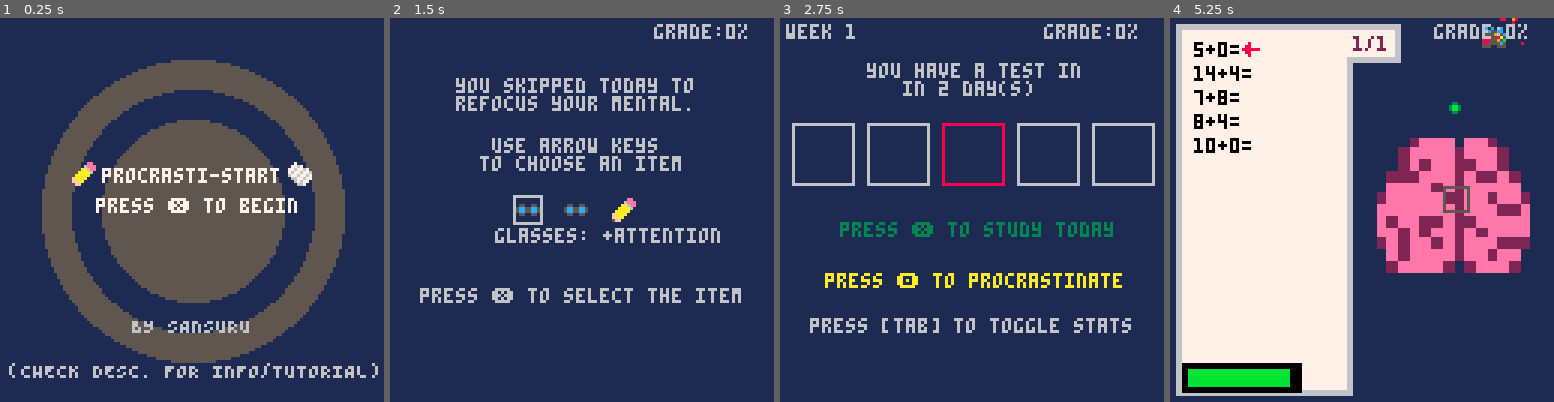
Above: before the commit, frames 1-4 (left to right).
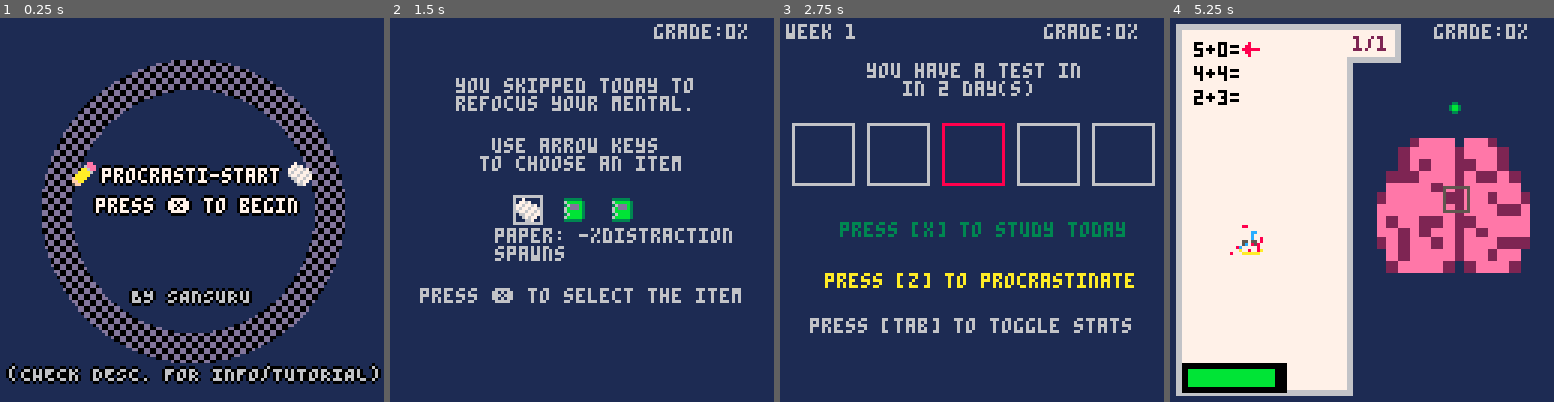
Above: after the commit, the same moments.

Repository: sansuruu/Pico8Games
Game: PICO-8 cartridge ShovelJam2025/hw_roguelike.p8
The game is run twice, just before and just after one commit, with the same random seed, the same clock (stepped at 60 frames per second) and the same inputs.
Inputs (mouse positions are in pixels of both pictures, inside the frame that each line leads up to):
- Up to frame 1 (0.25 s): no input
- Up to frame 2 (1.5 s): tap O (Z key) at 0.33, 0.7, 1.43 s; click (459, 121) at 0.67 s; tap X (X key) at 1.07 s; click (520, 267) at 1.22 s
- Up to frame 3 (2.75 s): click (975, 114) at 1.77 s; hold Left 1.97-2.37 s; tap X (X key) at 2.07, 2.4, 2.73 s; tap O (Z key) at 2.22 s; click (1037, 259) at 2.32 s
- Up to frame 4 (5.25 s): click (1492, 106) at 2.87 s; hold Right 2.87-3.53 s; tap X (X key) every 0.33 s from 3.07 to 5.07 s; tap O (Z key) at 3.1, 3.98, 4.87 s; click (1254, 256) at 3.42 s; click (1315, 102) at 3.97 s; hold Right 4.13-4.53 s; click (1381, 248) at 4.52 s; click (1442, 94) at 5.07 s; hold Left from 5.13 s (still down)

The runs differ from the first frame. In frame 1, 37% of the frame differs, in the area x 1-100%, y 10-96%; in frame 2, 2.1%; in frame 3, 1.7%; in frame 4, 1.7%.

Commit message:
patch v1.1
notes on sticky note but tl;dr game is easier and looks slightly better

Diff:
--- a/ShovelJam2025/GameStates/Day.lua
+++ b/ShovelJam2025/GameStates/Day.lua
@@ -15,10 +15,11 @@
             item_index = 1
 
             for i=1,3 do
-                local t = rndb(1,3)
+                local t = rndb(1,4)
                 if (t == 1) add(item_pool,"pencil")
                 if (t == 2) add (item_pool,"glasses")
                 if (t == 3) add (item_pool,"paper")
+                if (t == 4) add (item_pool,"notebook")
             end
 
         elseif (procras_luck > 8) then
@@ -48,9 +49,9 @@
 
     print("week "..week,2,2,6)
     print(" you have a test in\n    in "..5-day.." day(s)",25,15)
-    print("press ❎ to study today", 20, 68,3)
+    print("press [x] to study today", 20, 68,3)
     print("press [tab] to toggle stats", 10, 100, 6)
-    if (day < 5) print("press 🅾️ to procrastinate", 15, 85,10)
+    if (day < 5) print("press [z] to procrastinate", 15, 85,10)
 
 end
 
@@ -62,10 +63,12 @@
         print("attention: "..p.max_attention,4,68,0)
         print("speed: "..p.speed,4,74,0)
         print("difficulty: "..p.difficulty,4,80,0)
-        print("distract%: "..p.difficulty,4,86,0)
+        print("distract%: "..p.distract_p,4,86,0)
+        local res_dis_percent = 100-100*(1/(0.15*p.distract_r + 1))
+        print("distract res%: "..res_dis_percent,4,92,0)
 
-        print("hw grade: "..p.hw_grade,4,98,0)
-        print("exam grade: "..p.test_grade,4,104,0)
+        print("hw grade: "..p.hw_grade,4,104,0)
+        print("exam grade: "..p.test_grade,4,110,0)
 
         --display items lol
         local index = 1
@@ -88,6 +91,8 @@
 
 --when day finishes (either by hw completion or no more attent)
 function finishDay()
+    ps = {}
+    e_ps={}
     submitted = false
     sub_tick = 0
     if (day < 5) then
@@ -100,10 +105,11 @@
         if (hw_complete) then
             sfx(6)
             for i=1,item_pool_length do
-                local t = rndb(1,3)
+                local t = rndb(1,4)
                 if (t == 1) add(item_pool,"pencil")
                 if (t == 2) add (item_pool,"glasses")
                 if (t == 3) add (item_pool,"paper")
+                if (t == 4) add (item_pool,"notebook")
             end
         else
             sfx(5)
@@ -132,9 +138,10 @@
     if (btnp(5)) then
         add(p.inv,item_pool[item_index])
         sfx(3)
-        if (item_pool[item_index] == "pencil") p.speed += 0.5
+        if (item_pool[item_index] == "pencil") p.speed += 0.25
         if (item_pool[item_index] == "glasses") p.max_attention += 5
-        if (item_pool[item_index] == "paper") if(p.distract_p > 0) p.distract_p -= 5
+        if (item_pool[item_index] == "paper") if (p.distract_p > 0) p.distract_p -= 10
+        if (item_pool[item_index] == "notebook") p.distract_r += 0.5
         del(item_pool, item_pool[item_index])
         chosen += 1
         if (chosen == choose_lim) then
@@ -157,6 +164,7 @@
             if (item_pool[i] == "pencil") spr(18,26+i*16,60) --consider making temporary items1
             if (item_pool[i] == "glasses") spr(16,26+i*16,60)
             if (item_pool[i] == "paper") spr(17,26+i*16,60)
+            if (item_pool[i] == "notebook") spr(21,26+i*16,60)
         end
         rect(25+item_index*16,59,34+item_index*16,68)
 
--- a/ShovelJam2025/GameStates/PreGame.lua
+++ b/ShovelJam2025/GameStates/PreGame.lua
@@ -5,19 +5,21 @@
     game_state = 0 -- 0 => title sequence, 1 => first time enable, 2=> shop, 3=>continue
     tick = 0
     day = 1 -- this acts as the blinds
-    week = 1 --this acts as the "ante"
+    week = 1 --this acts as the overall "ante"
     num_table = {1,2,3,4,5,6,7,8,9,0}
     submitted = false
     sub_tick = 0
+    ten_ticker = 0.1 --another FUCKING ticker (10% interval for homework loading)
     enemy_mod = 15 --in the tick % 30, basically we go down 15->10->6->5, etc
     enemy_mod_inc = 4 --everytime the above modulates, e_sec goes up, this is the upper limit of that
-    base = {hw_length = 15, attent=30, dis_p=35, sp=2, diff = 20}
+    base = {hw_length = 10, attent=30, dis_p=100, dis_r =0, sp=2, diff = 10}
     chosen = 0
     item_desc = {
         --common
         pencil="pencil: +speed",
         glasses="glasses: +attention",
         paper="paper: -%distraction\nspawns",
+        notebook="notebook:\n+%distract resist",
 
         --rare
         coin="coin: distractions have a\n50/50 chance to give attent",
@@ -29,17 +31,20 @@
 --do i have to describe this one lol
 function drawTitleScreen()
     cls(1)
-    circfill(64,64,50,5)
+
+    fillp(0b1100110000110011)
+    circfill(64,64,50,13)
+    circfill(64,64,30,13)
+    fillp(0b0)
     circfill(64,64,40,1)
-    circfill(64,64,30,5)
     sspr(16,8,8,8,24,48)
     sspr(8,8,8,8,96,48)
 
-    print("procrasti-start",34,50,7)
-    print("press ❎ to begin",32, 60, 7)
+    p1("procrasti-start",34,50,7)
+    p1("press ❎ to begin",32, 60, 7)
+
+    p1("BY SANSURU",44,90,6)
+    p1("(CHECK DESC. FOR INFO/TUTORIAL)",3,116,6)
 
 
-
-    print("BY SANSURU",44,100,6)
-    print("(CHECK DESC. FOR INFO/TUTORIAL)",3,115,6)
 end
--- a/ShovelJam2025/GameStates/Procrastinate.lua
+++ b/ShovelJam2025/GameStates/Procrastinate.lua
@@ -8,7 +8,8 @@
             add(p.inv,item_pool[item_index])
             if (item_pool[item_index] == "pencil") p.speed += 0.5
             if (item_pool[item_index] == "glasses") p.max_attention += 5
-            if (item_pool[item_index] == "paper") if(p.distract_p > 0) p.distract_p -= 5
+            if (item_pool[item_index] == "paper") if(p.distract_p > 0) p.distract_p -= 10
+            if (item_pool[item_index] == "notebook") p.distract_r += 0.5
             item_pool = {}
             game_state = 1
         end
@@ -41,6 +42,7 @@
             if (item_pool[i] == "pencil") spr(18,26+i*16,60) --consider making temporary items1
             if (item_pool[i] == "glasses") spr(16,26+i*16,60)
             if (item_pool[i] == "paper") spr(17,26+i*16,60)
+            if (item_pool[i] == "notebook") spr(21,26+i*16,60)
         end
         rect(25+item_index*16,59,34+item_index*16,68)
 
--- a/ShovelJam2025/MainLoop/Enemies.lua
+++ b/ShovelJam2025/MainLoop/Enemies.lua
@@ -4,6 +4,7 @@
     enemies = {}
     e_sec = 0
     enemy_vel_bound = 1
+    enemy_attack=10
 end
 
 --move then spawn, bnasically
@@ -18,52 +19,94 @@
     --first check if the enemy we're looking at has made it
     --move all current enemies
     -- 96, 64 is the target
+
+
     for i in all(enemies) do
+        if (i.aggro == 51) then --beeline to the brain
+            if (i.x < 95 and i.dx < enemy_vel_bound) then
+                i.dx += 0.05
+            elseif (i.x > 95 and i.dx > -1*enemy_vel_bound) then
+                i.dx -= 0.05
+            end
+            if (i.y < 60 and i.dy < enemy_vel_bound) then
+                i.dy += 0.05
+            elseif (i.y > 60 and i.dy > -1*enemy_vel_bound) then
+                i.dy -= 0.05
+            end
 
-        if (i.x < 95 and i.dx < enemy_vel_bound) then
-            i.dx += 0.05
-        elseif (i.x > 95 and i.dx > -1*enemy_vel_bound) then
-            i.dx -= 0.05
+
+        else -- wander
+            if (distance(i.wander_x,i.wander_y,i.x,i.y) < 15) then
+                i.wander_x= rndb(20,108)
+                i.wander_y= rndb(20,108)
+                while (distance(i.wander_x,i.wander_y,95,60) < 20) do
+                    i.wander_x= rndb(20,108)
+                    i.wander_y= rndb(20,108)
+                end
+
+                i.aggro += 1
+                if (i.aggro == 51) then
+                    for j=1,20 do
+                        add_p(i.x+4,i.y+4)
+                    end
+                    sfx(14)
+                end
+            end
+
+            if (i.x < i.wander_x and i.dx < enemy_vel_bound) then
+                i.dx += 0.05
+            elseif (i.x > i.wander_x and i.dx > -1*enemy_vel_bound) then
+                i.dx -= 0.05
+            end
+            if (i.y < i.wander_y and i.dy < enemy_vel_bound) then
+                i.dy += 0.05
+            elseif (i.y > i.wander_y and i.dy > -1*enemy_vel_bound) then
+                i.dy -= 0.05
+            end
         end
-        if (i.y < 60 and i.dy < enemy_vel_bound) then
-            i.dy += 0.05
-        elseif (i.y > 60 and i.dy > -1*enemy_vel_bound) then
-            i.dy -= 0.05
-        end
-
         i.x += i.dx
         i.y += i.dy
         --consider momementum based aka dx dy
+        --check for mouse movement
         if (checkEnemyCollision(i)) then
             sfx(10)
             for k=1,10 do
                 add_p(i.x+4,i.y+4)
             end
             del(enemies,i)
-
         end
 
         if (i.x < 99 and i.x+7 > 91 and i.y < 64 and i.y+7 > 56) then
-            del(enemies,i)
             sfx(2)
             sfx(4)
+            coin_check = false
             --check first for coin
             for k,v in all(p.inv) do
                 if (k=="coin") then
-                    if (rndb(0,1) == 0) then
-                        p.attention -= 5
-                    else
-                        p.attention += 10
-                    end
+                    coin_check = true
                 end
             end
-            p.attention -=5
+            local attack = flr((i.aggro-47/4)*enemy_attack * (1/(0.15*p.distract_r + 1)))
+            if (coin_check) then
+                if (rndb(0,1) == 0) then
+                    p.attention -= enemy_attack*2
+                    add_e_p(i.x,i.y,i.dx,i.dy,false)
+                else
+                    p.attention += enemy_attack*2
+                    add_e_p(i.x,i.y,i.dx,i.dy,true)
+                end
+            else
+                p.attention -= enemy_attack
+                add_e_p(i.x,i.y,i.dx,i.dy,false)
+            end
+            del(enemies,i)
+
         end
     end
 
     -- then, if applicable, spawn an enemy if its time
     if (tick > 0 and tick % enemy_mod == 0) e_sec +=1
-    if ((e_sec == enemy_mod_inc and (rndb(0,100)< p.distract_p))) then
+    if ((e_sec == enemy_mod_inc and (rndb(1,100)< p.distract_p))) then
         e_sec = 0
         local temp_x = rndb(0,128)
         local temp_y = nil
@@ -78,10 +121,13 @@
             y = temp_y,
             dx = -1^(rndb(1,2))*rnd(0),
             dy = -1^(rndb(1,2))*rnd(0),
-            sprite = rndb(5,10)
+            sprite = rndb(5,10),
+            aggro = 48,
+            wander_x= rndb(20,108),
+            wander_y= rndb(20,108)
         }
         add(enemies,e)
-        for i=1,10 do
+        for i=1,5 do
             add_p(e.x+4,e.y+4)
         end
         shake += 0.065
@@ -103,5 +149,6 @@
 function drawEnemies()
     for i in all(enemies) do
         spr(i.sprite,i.x,i.y)
+        spr(i.aggro,i.x,i.y)
     end
 end
--- a/ShovelJam2025/MainLoop/Helpers.Lua
+++ b/ShovelJam2025/MainLoop/Helpers.Lua
@@ -10,6 +10,7 @@
     --add a quick inbetween scene where we basically choose a difficulty (LATER)
 end
 
+--referenced throughout, just routinely called
 function updateGrade()
     if (p.test_correct == 0 and p.test_incorrect == 0) then
         p.hw_grade = ceil(100*(0.2 * (p.hw_correct / (p.hw_correct + p.hw_incorrect))))
@@ -33,3 +34,17 @@
         tick = 0
     end
 end
+
+--to help with text
+function p1(s,x,y,c) -- 42 tokens, 5.6 seconds
+?'\f0\-f'..s..'\^g\-h'..s..'\^g\|f'..s..'\^g\|h'..s..'\^g\f'..chr(c+(c>9 and 87 or 48))..s,x,y
+end
+
+function changeState(s)
+    game_state = s
+
+end
+
+function distance(x1,y1,x2,y2)
+    return sqrt((x2-x1)^2+(y2-y1)^2)
+end
--- a/ShovelJam2025/MainLoop/Homework.lua
+++ b/ShovelJam2025/MainLoop/Homework.lua
@@ -141,11 +141,15 @@
 
 --when we submit, we wanna draw the animation of answer loading up
 function drawWritingAnswer()
-
     if (submitted) then
         if (active_page.problems[active_page.index] == nil) return
          --convert hoiw long -> perc -> length thats consistent
-        if (flr((100*(sub_tick/(300/p.speed)))) % 10 == 0) sfx(0) --this sfx is inconsistent idk how to fix it
+        if ((sub_tick/(300/p.speed)) > ten_ticker) then
+            sfx(0)
+            ten_ticker += 0.1
+        end
+        if (ten_ticker > 1) ten_ticker = 0
+
         rectfill(8,active_page.index*8,8+flr((sub_tick/(300/p.speed))*(#active_page.problems[active_page.index]*4+#p.ans_input*4)),active_page.index*8+4,9)
     end
 end
--- a/ShovelJam2025/MainLoop/Player.lua
+++ b/ShovelJam2025/MainLoop/Player.lua
@@ -16,7 +16,8 @@
         max_attention = base.attent,    --stat: max time
         attention = 0,--used for func
         distract_p = base.dis_p,       --stat: how often dudes will spawn
-        speed = base.sp,
+        distract_r = base.dis_r,
+        speed = base.sp,  --stat: how fast answers pend
         difficulty = base.diff,
         test_correct = 0, --hold data on if its right or not
         test_incorrect = 0,
@@ -40,8 +41,8 @@
     prev_incorrect = 0
 
     --hw scaling
-    p.difficulty = w * 20
-    p.hw_set_length = flr(base.hw_length + 5 * 1.75^(w-1))
+    p.difficulty = w * base.diff
+    p.hw_set_length = flr(base.hw_length + 5 * 1.25^(w-1))
 
     --=check for star
     for k,v in all(p.inv) do
@@ -54,11 +55,14 @@
 
     -- enemy scaling
     if (p.distract_p < 100) p.distract_p += 5
+    if (p.distract_p > 100) p.distract_p = 100
     if (enemy_mod_inc > 1) then
         enemy_mod_inc -= 1
     elseif (enemy_mod>1) then
         enemy_mod -= 1
     end
+
+    enemy_attack +=10
 end
 
 
--- /dev/null
+++ b/ShovelJam2025/VFX/EnemyParticles.lua
@@ -0,0 +1,56 @@
+--general particle effects (for spawn and destroy)
+function enemyParticleInit()
+    e_ps={}       --empty particle table
+    e_start_vel=0.5   --max initial particle velocity
+    e_min_life=10 --particle lifetime
+    e_max_life=15
+    e_spr_pos = {45,45,29,29,13,13}
+    e_spr_neg = {46,46,30,30,14,14}
+    burst=50
+
+    end
+    function rndb(low,high)
+    return flr(rnd(high-low+1)+low)
+end
+
+function enemyParticleUpdate()
+    --burst
+    foreach(e_ps,update_e_p)
+end
+
+function enemyParticleDraw()
+    foreach(e_ps,draw_e_p)
+end
+
+function add_e_p(x,y,dx,dy,pos)
+    local p={}
+    p.x,p.y=x,y
+    p.dx=-4*dx
+    p.dy=-4*dy
+    p.life_start=rndb(e_min_life,e_max_life)
+    p.life=p.life_start
+    p.pos=pos
+    add(e_ps,p)
+end
+
+function update_e_p(p)
+    if (p.life<=0) then
+        del(e_ps,p) --kill old particles
+    else
+        p.x+=p.dx --update position
+        p.y+=p.dy
+        p.dx*=0.75
+        p.dy*=0.75
+        p.life-=1 --die a little
+    end
+end
+
+function draw_e_p(p)
+    if (not p.pos) then
+        local pcol=flr(p.life/p.life_start*#e_spr_neg+1)
+        spr(e_spr_neg[pcol],p.x,p.y)
+    else
+        local pcol=flr(p.life/p.life_start*#e_spr_pos+1)
+        spr(e_spr_pos[pcol],p.x,p.y)
+    end
+end
--- a/ShovelJam2025/VFX/Particles.lua
+++ b/ShovelJam2025/VFX/Particles.lua
@@ -1,6 +1,6 @@
+--general particle effects (for spawn and destroy)
 function particleInit()
     ps={}       --empty particle table
-    g=0.1       --particle gravity
     max_vel=0.5   --max initial particle velocity
     min_life=20 --particle lifetime
     max_life=60
@@ -16,6 +16,7 @@
     --burst
     foreach(ps,update_p)
 end
+
 function particleDraw()
     foreach(ps,draw_p)
 end
--- a/ShovelJam2025/hw_roguelike.p8
+++ b/ShovelJam2025/hw_roguelike.p8
@@ -9,6 +9,7 @@
 --VFX FUNCTIONS
 #include VFX/Particles.lua
 #include VFX/CameraShake.lua
+#include VFX/EnemyParticles.lua
 --MAIN GAMEPLAY FUNCTIONS
 #include MainLoop/Helpers.lua
 #include MainLoop/Player.lua
@@ -21,6 +22,7 @@
 function _init()
     preInit()
     particleInit()
+    enemyParticleInit()
     shakeInit()
     makePlayer()
 end
@@ -28,7 +30,7 @@
 function _update()
     if (game_state == 0) then
         if (btnp(5)) then
-            game_state = 1
+            changeState(1)
             dayInit()
         end
     elseif (game_state == 1) then --day manager
@@ -38,6 +40,7 @@
         updateMouse()
         updateEnemies()
         particleUpdate()
+        enemyParticleUpdate()
         updateAttentionBar()
         updateTick()
     elseif (game_state == 3) then -- end of week
@@ -69,6 +73,7 @@
         drawAttentionBar()
         drawEnemies()
         particleDraw()
+        enemyParticleDraw()
         drawMouse()
         print("grade:"..p.grade.."%",88,2,6)
     elseif (game_state == 3) then
Not shown, changed: 37 lines of the sprite sheet (__gfx__) section of ShovelJam2025/hw_roguelike.p8
Not shown, changed: the sound effects (__sfx__) section of ShovelJam2025/hw_roguelike.p8
